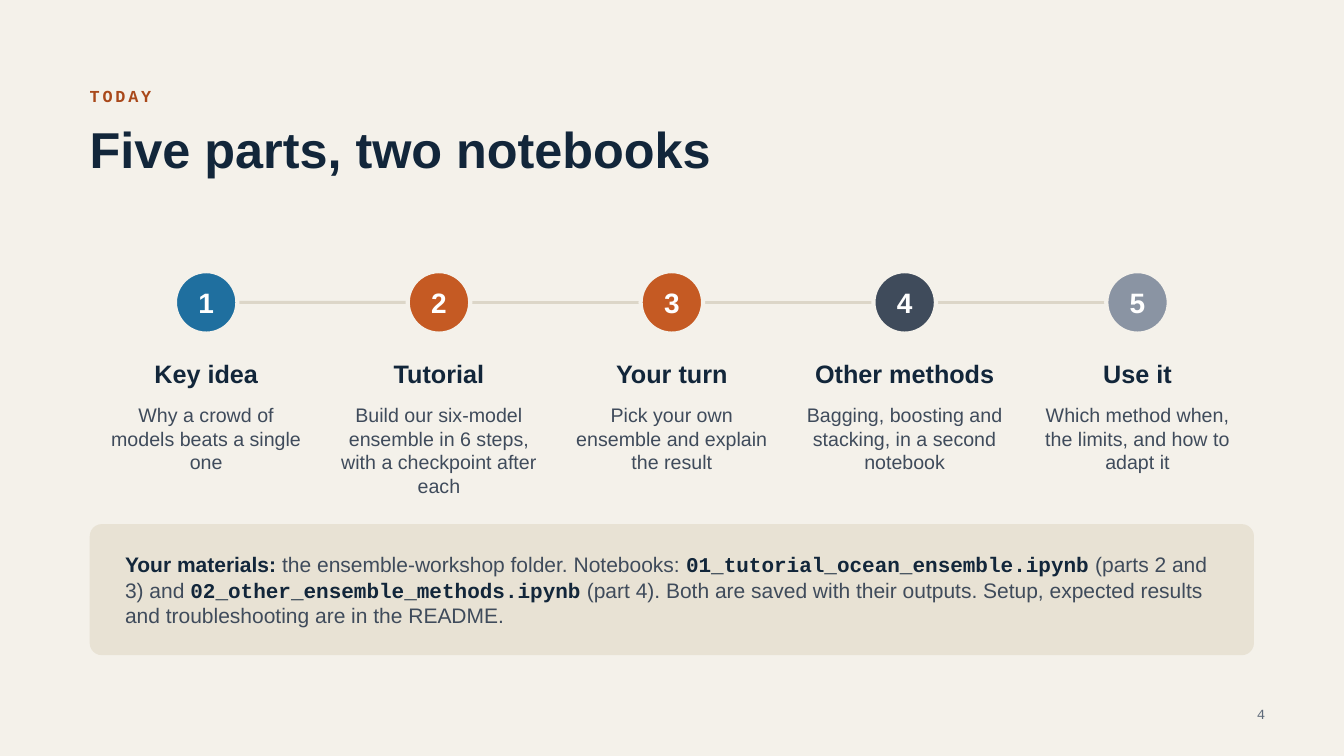
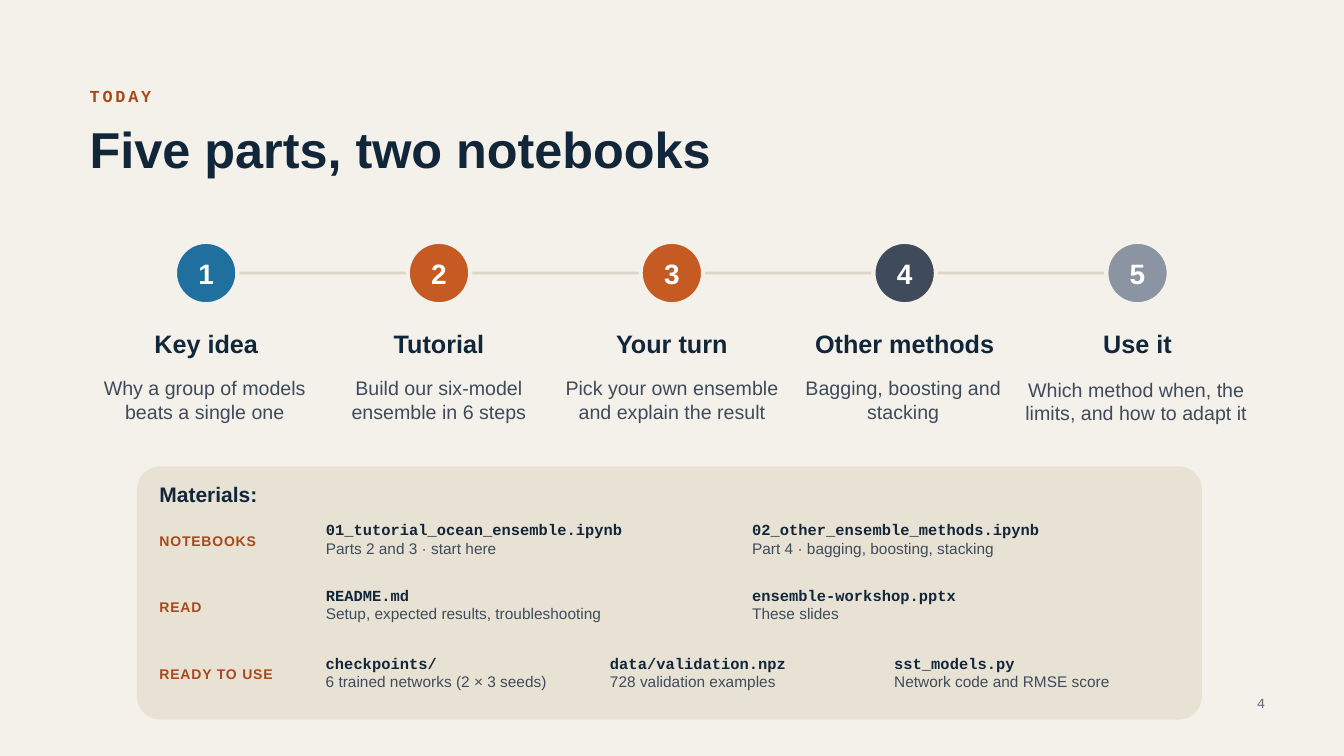
Before and after one commit to damianlapenavidal/ensemble-workshop, a slide deck: slide 4 of slides/ensemble-workshop.pptx. Drawn at 1344x756 pixels with LibreOffice and Linux fonts; fonts in the diff are those of the drawing. Boxes give left, top, right and bottom in pixels: in the first picture for what was removed or moved away, otherwise in the second. Text is boxed around its words. In the diff, an @@ line names an element or a change of style, - is before the commit and + after.

```diff
--- a/slides/ensemble-workshop.pptx
+++ b/slides/ensemble-workshop.pptx
@@ 10 texts, 5 ellipses, 1 line: place and size @@
-10 texts, 5 ellipses, 1 line at [154,271,1171,388]
+10 texts, 5 ellipses, 1 line at [154,242,1171,359]
@@ text at [104,381,305,423]: text changed @@
-Why a crowd of models beats a single one
+Why a group of models beats a single one
@@ text at [352,381,526,423]: text changed @@
-Build our six-model ensemble in 6 steps, with a checkpoint after each
+Build our six-model ensemble in 6 steps
@@ text "Pick your own ensemble and ..." rewrapped from [576,408,767,469] to [566,381,778,423] @@
@@ text at [805,381,1001,423]: text changed @@
-Bagging, boosting and stacking, in a second notebook
+Bagging, boosting and stacking
@@ text "Which method when, the limits, ..." rewrapped from [1045,408,1229,473] to [1025,383,1247,424] @@
@@ rounded rectangle: place and size @@
-rounded rectangle at [90,524,1254,655]
+rounded rectangle at [137,467,1203,720]
@@ text added at [159,486,257,503], 15 pt, text #12263A, bold @@
+Materials:
@@ text added at [159,536,256,546], 10 pt, text #A9481A, bold @@
+NOTEBOOKS
@@ text added at [326,524,622,554], 11 pt, text #12263A, bold @@
+01_tutorial_ocean_ensemble.ipynb
+Parts 2 and 3 · start here
@@ text added at [752,524,1039,557], 11 pt, text #12263A, bold @@
+02_other_ensemble_methods.ipynb
+Part 4 · bagging, boosting, stacking
@@ text removed at [125,556,1207,627] @@
-Your materials: the ensemble-workshop folder. Notebooks: 01_tutorial_ocean_ensemble.ipynb (parts 2 and 3) and 02_other_ensemble_methods.ipynb (part 4). Both are saved with their outputs. Setup, expected results and troubleshooting are in the README.
@@ text added at [326,590,600,622], 11 pt, text #3F4B5B @@
+README.md
+Setup, expected results, troubleshooting
@@ text added at [752,590,956,619], 11 pt, text #12263A, bold @@
+ensemble-workshop.pptx
+These slides
@@ text added at [159,602,201,612], 10 pt, text #A9481A, bold @@
+READ
@@ text added at [326,658,546,690], 11 pt, text #3F4B5B @@
+checkpoints/
+6 trained networks (2 × 3 seeds)
@@ text added at [610,658,786,690], 11 pt, text #3F4B5B @@
+data/validation.npz
+728 validation examples
@@ text added at [894,658,1110,687], 11 pt, text #3F4B5B @@
+sst_models.py
+Network code and RMSE score
@@ text added at [159,669,272,679], 10 pt, text #A9481A, bold @@
+READY TO USE
@@ page number: place and size @@
-page number at [1257,710,1265,719]
+page number at [1257,699,1265,708]
```
Also in this commit, not shown: 16 other slides changed, 1 slide removed, 3 other files.
